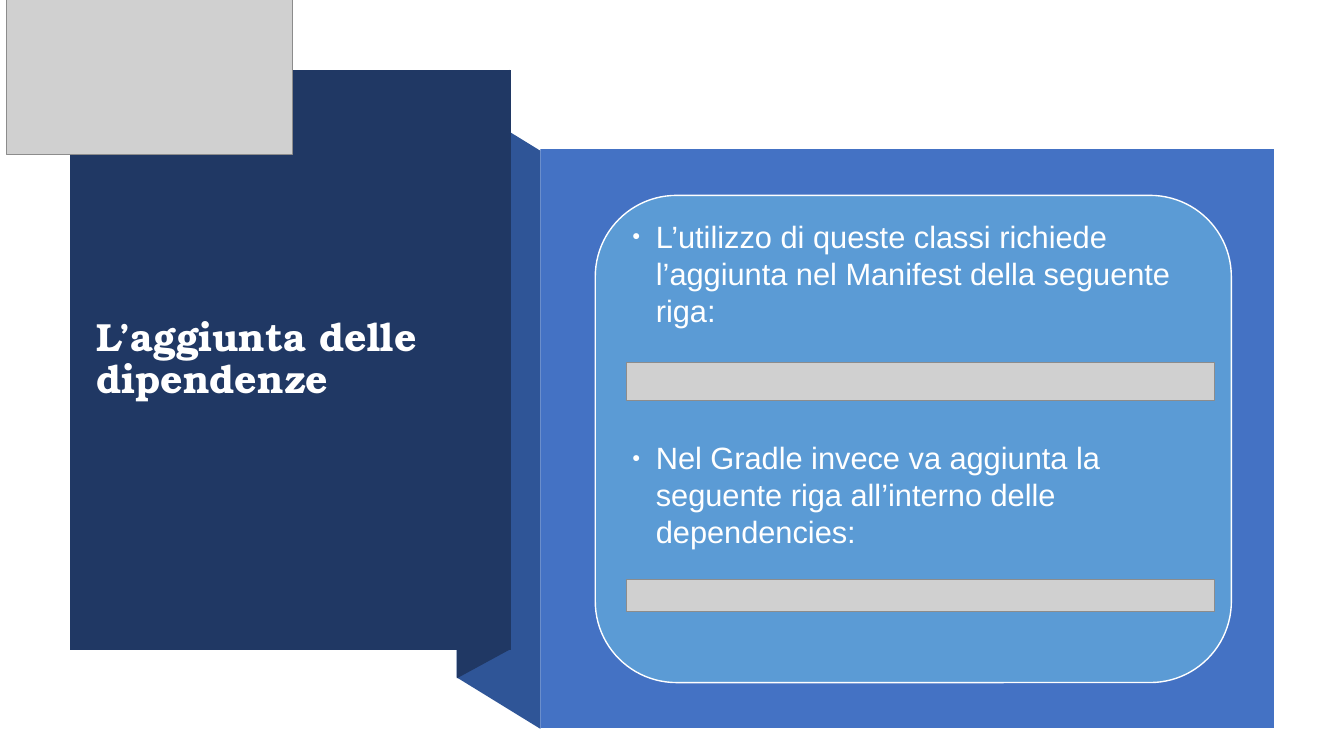
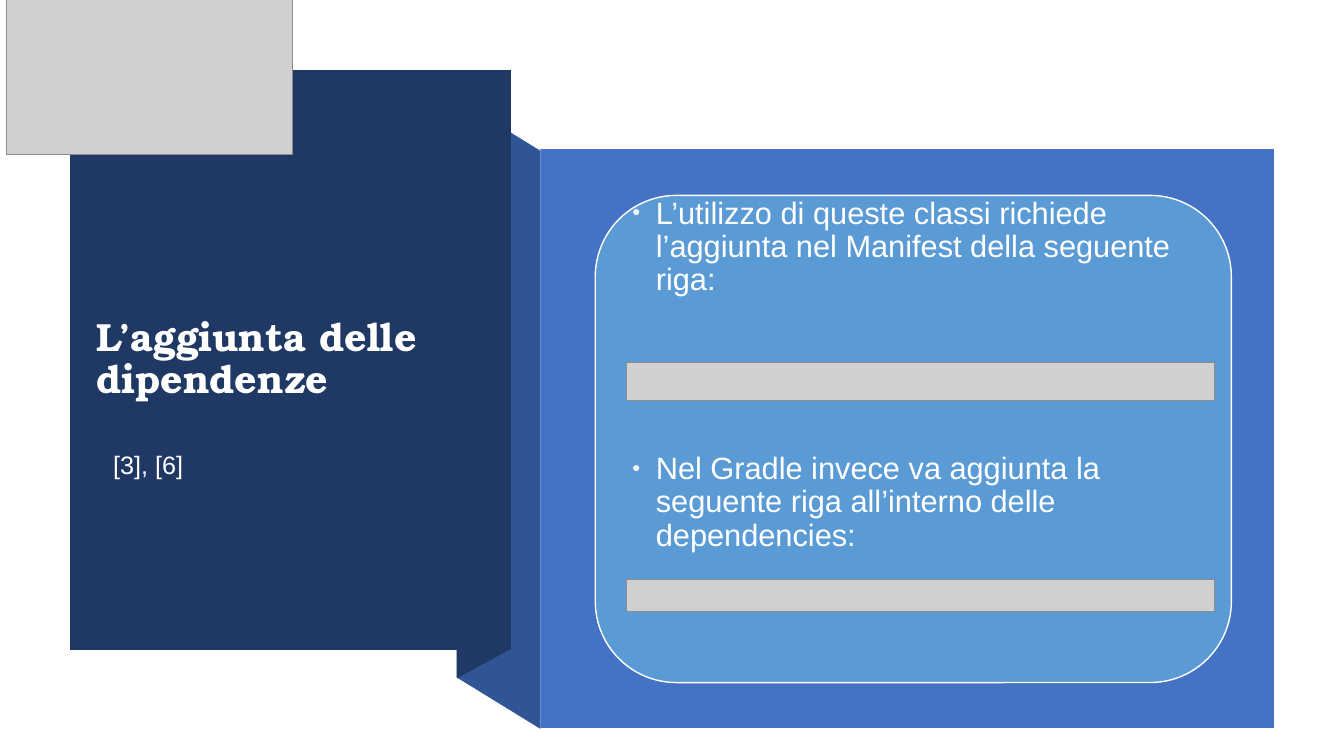
Before and after one commit to Torkin1/biometric_prompt_WALL-E, a slide deck: slide 2 of Introduzione Classi.odp. Drawn at 1344x756 pixels with LibreOffice and Linux fonts; fonts in the diff are those of the drawing; grey boxes stand for pictures. Boxes give left, top, right and bottom in pixels: in the first picture for what was removed or moved away, otherwise in the second. Text is boxed around its words. In the diff, an @@ line names an element or a change of style, - is before the commit and + after.

```diff
--- a/Introduzione Classi.odp
+++ b/Introduzione Classi.odp
@@ rounded rectangle "L’utilizzo di queste classi richiede ..." at box(596, 196, 1232, 683): line spacing 1 to 0.9; more space between paragraphs @@
@@ text added at box(113, 455, 183, 480), 18 pt, text #FFFFFF @@
+[3], [6]
```
Also in this commit, not shown: 5 other slides changed, 4 other files.
